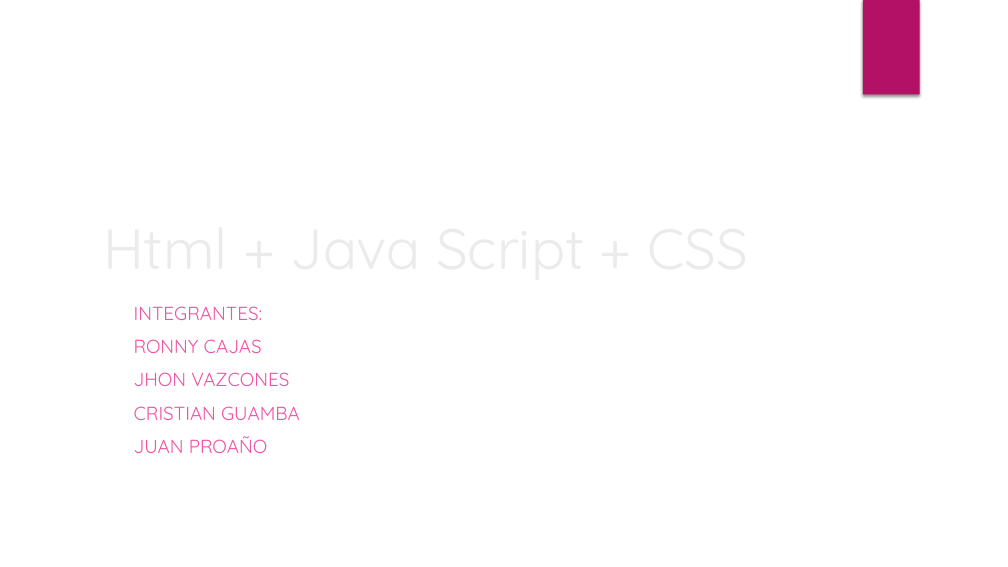
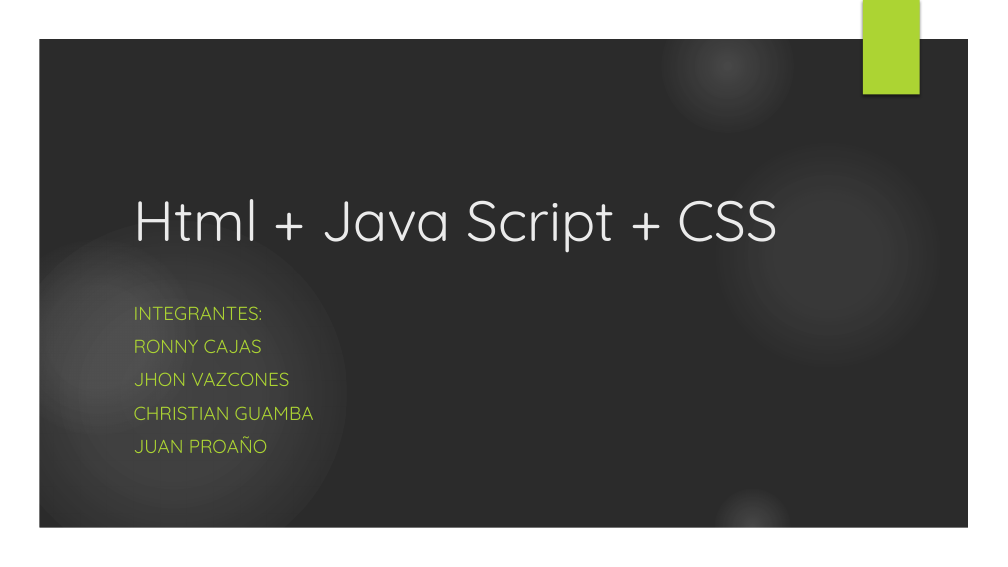
Before and after one commit to stealth14/Web-Transicion-Gradiente, a slide deck: slide 1 of diapositivas CSS.pptx. Drawn at 1008x567 pixels with LibreOffice and Linux fonts; fonts in the diff are those of the drawing; background and template pictures are left out; a plain dark background stands for a picture behind light text. Boxes give left, top, right and bottom in pixels: in the first picture for what was removed or moved away, otherwise in the second. Text is boxed around its words. In the diff, an @@ line names an element or a change of style, - is before the commit and + after.

```diff
--- a/diapositivas CSS.pptx
+++ b/diapositivas CSS.pptx
@@ group added at <box>0,0,1008,567</box>: 5 ellipses, 1 freeform shape @@
@@ rectangle at <box>863,0,920,95</box>: fill #B31166 to #ACD433 @@
@@ title "Html + Java Script + ..." rewrapped from <box>95,64,825,285</box> to <box>134,199,779,253</box> @@
@@ subtitle at <box>134,306,289,453</box>: text colour #EF53A5 to #ACD433 in "INTEGRANTES:", "RONNY CAJAS", "JHON VAZCONES", "JUAN PROAÑO" @@
@@ subtitle at <box>134,406,314,420</box>: text changed; text colour #EF53A5 to #ACD433 @@
-CRISTIAN GUAMBA
+CHRISTIAN GUAMBA
```
Also in this commit, not shown: 3 other slides changed, 2 slides added, 6 slides removed.
